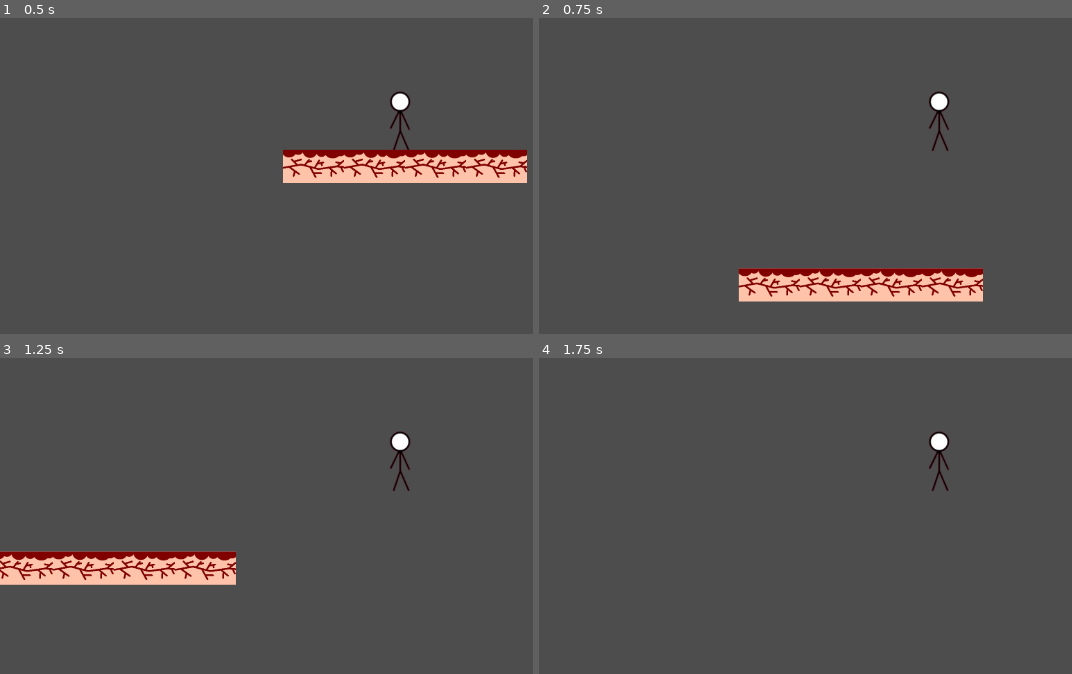
Above: before the commit, frames 1-4 (two rows, left to right).
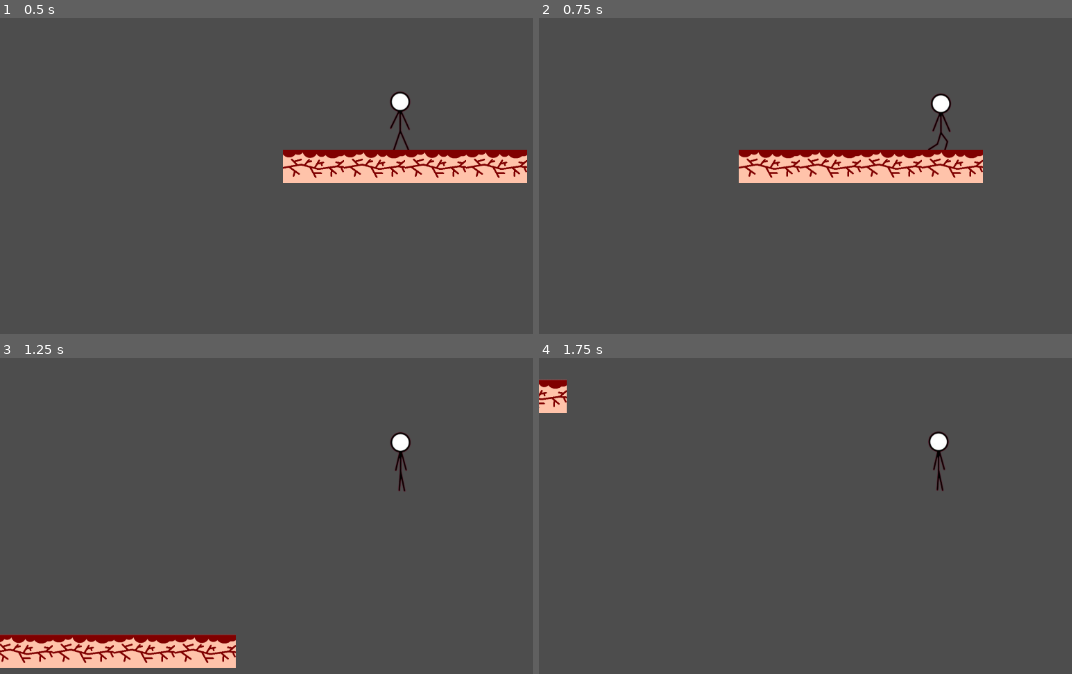
Above: after the commit, the same moments.

Repository: Cliffy-the-dog/stickman
Game: Godot game, scene res://Scenes/starter_scene.tscn
The game is run twice, just before and just after one commit, with the same random seed, the same clock (stepped at 60 frames per second) and the same inputs.
Inputs:
- Up to frame 1 (0.5 s): no input
- Up to frame 2 (0.75 s): tap Enter (ui_accept) at 0.5, 0.6 s; hold Right (ui_right) from 0.53 s (still down)
- Up to frame 3 (1.25 s): keep holding Right (ui_right); tap Space (Jump, bound only after the commit) at 0.77, 0.8, 1.07 s
- Up to frame 4 (1.75 s): keep holding Right (ui_right); tap Space (Jump, bound only after the commit) at 1.35, 1.52 s; tap Enter (ui_accept) at 1.55 s

Frame 1 is identical in both runs. In frame 2, 10% of the frame differs, in the area x 37-84%, y 23-90%; in frame 3, 9.8%; in frame 4, 0.8%.

Commit message:
Added Keymaps, needs to debug left

Diff:
--- a/stickman-in-the-body/Scenes/starter_scene.tscn
+++ b/stickman-in-the-body/Scenes/starter_scene.tscn
@@ -7,13 +7,13 @@
 texture = ExtResource("2_lhs2h")
 12:0/size_in_atlas = Vector2i(11, 6)
 12:0/0 = 0
-12:0/0/physics_layer_0/polygon_0/points = PackedVector2Array(-95.86777, -47.93388, 96.83307, -48.416534, 98.562225, 48.416534, -95.86777, 47.93388)
+12:0/0/physics_layer_0/polygon_0/points = PackedVector2Array(-95.86777, -47.93388, 96.83307, -48.416534, 98.562225, 48.416534, -95.86777, 49.586773)
 0:0/size_in_atlas = Vector2i(12, 6)
 0:0/0 = 0
-0:0/0/physics_layer_0/polygon_0/points = PackedVector2Array(-95.86777, -47.93388, 96.83307, -48.416534, 98.562225, 48.416534, -95.86777, 47.93388)
+0:0/0/physics_layer_0/polygon_0/points = PackedVector2Array(-95.86777, -47.93388, 96.83307, -48.416534, 98.562225, 48.416534, -95.86777, 49.586773)
 0:6/size_in_atlas = Vector2i(12, 7)
 0:6/0 = 0
-0:6/0/physics_layer_0/polygon_0/points = PackedVector2Array(-95.86777, -47.93388, 96.83307, -48.416534, 98.562225, 48.416534, -95.86777, 47.93388)
+0:6/0/physics_layer_0/polygon_0/points = PackedVector2Array(-95.86777, -47.93388, 96.83307, -48.416534, 98.562225, 48.416534, -95.86777, 49.586773)
 12:6/size_in_atlas = Vector2i(11, 7)
 12:6/0 = 0
 12:6/0/physics_layer_0/polygon_0/points = PackedVector2Array(-95.86777, -47.93388, 96.83307, -48.416534, 98.562225, 48.416534, -95.86777, 47.93388)
--- a/stickman-in-the-body/Scripts Stuff/CharacterMove.gd
+++ b/stickman-in-the-body/Scripts Stuff/CharacterMove.gd
@@ -1,4 +1,5 @@
 extends CharacterBody2D
+@onready var character: AnimatedSprite2D = $AnimatedSprite2D
 
 
 const SPEED = 1200.0
@@ -11,15 +12,28 @@
 		velocity += get_gravity() * delta * 5
 
 	# Handle jump.
-	if Input.is_action_just_pressed("ui_accept") and is_on_floor():
+	if Input.is_action_just_pressed("Jump") and is_on_floor():
 		velocity.y = JUMP_VELOCITY
 
 	# Get the input direction and handle the movement/deceleration.
 	# As good practice, you should replace UI actions with custom gameplay actions.
-	var direction := Input.get_axis("ui_left", "ui_right")
+	var direction := Input.get_axis("Walk Left", "Walk Right")
+	if direction > 0:
+		character.flip_h = false
+	elif direction < 0:
+		character.flip_h = true
+
+	if direction == 0:
+		character.play("Idle")
+	else:
+		character.play("Walking")
+
+
 	if direction:
+		print("direction: ", direction, "  SPEED: ", SPEED)
 		velocity.x = direction * SPEED
 	else:
 		velocity.x = move_toward(velocity.x, 0, SPEED)
 
+
 	move_and_slide()
--- a/stickman-in-the-body/Sprites/character_body_2d.tscn
+++ b/stickman-in-the-body/Sprites/character_body_2d.tscn
@@ -64,4 +64,4 @@
 [node name="AnimatedSprite2D" type="AnimatedSprite2D" parent="." unique_id=64196167]
 sprite_frames = SubResource("SpriteFrames_uglg6")
 animation = &"Idle"
-frame_progress = 0.68373823
+frame_progress = 0.6149901
--- a/stickman-in-the-body/project.godot
+++ b/stickman-in-the-body/project.godot
@@ -15,6 +15,31 @@
 config/features=PackedStringArray("4.6", "Forward Plus")
 config/icon="res://icon.svg"
 
+[input]
+
+Jump={
+"deadzone": 0.2,
+"events": [Object(InputEventKey,"resource_local_to_scene":false,"resource_name":"","device":-1,"window_id":0,"alt_pressed":false,"shift_pressed":false,"ctrl_pressed":false,"meta_pressed":false,"pressed":false,"keycode":0,"physical_keycode":32,"key_label":0,"unicode":32,"location":0,"echo":false,"script":null)
+, Object(InputEventKey,"resource_local_to_scene":false,"resource_name":"","device":-1,"window_id":0,"alt_pressed":false,"shift_pressed":false,"ctrl_pressed":false,"meta_pressed":false,"pressed":false,"keycode":0,"physical_keycode":4194320,"key_label":0,"unicode":0,"location":0,"echo":false,"script":null)
+, Object(InputEventJoypadButton,"resource_local_to_scene":false,"resource_name":"","device":-1,"button_index":0,"pressure":0.0,"pressed":false,"script":null)
+, Object(InputEventKey,"resource_local_to_scene":false,"resource_name":"","device":-1,"window_id":0,"alt_pressed":false,"shift_pressed":false,"ctrl_pressed":false,"meta_pressed":false,"pressed":false,"keycode":0,"physical_keycode":87,"key_label":0,"unicode":119,"location":0,"echo":false,"script":null)
+]
+}
+"Walk Left"={
+"deadzone": 0.2,
+"events": [Object(InputEventKey,"resource_local_to_scene":false,"resource_name":"","device":-1,"window_id":0,"alt_pressed":false,"shift_pressed":false,"ctrl_pressed":false,"meta_pressed":false,"pressed":false,"keycode":0,"physical_keycode":65,"key_label":0,"unicode":97,"location":0,"echo":false,"script":null)
+, Object(InputEventKey,"resource_local_to_scene":false,"resource_name":"","device":-1,"window_id":0,"alt_pressed":false,"shift_pressed":false,"ctrl_pressed":false,"meta_pressed":false,"pressed":false,"keycode":0,"physical_keycode":4194319,"key_label":0,"unicode":0,"location":0,"echo":false,"script":null)
+, Object(InputEventJoypadMotion,"resource_local_to_scene":false,"resource_name":"","device":-1,"axis":0,"axis_value":-1.0,"script":null)
+]
+}
+"Walk Right"={
+"deadzone": 0.2,
+"events": [Object(InputEventJoypadMotion,"resource_local_to_scene":false,"resource_name":"","device":-1,"axis":0,"axis_value":1.0,"script":null)
+, Object(InputEventKey,"resource_local_to_scene":false,"resource_name":"","device":-1,"window_id":0,"alt_pressed":false,"shift_pressed":false,"ctrl_pressed":false,"meta_pressed":false,"pressed":false,"keycode":0,"physical_keycode":68,"key_label":0,"unicode":100,"location":0,"echo":false,"script":null)
+, Object(InputEventKey,"resource_local_to_scene":false,"resource_name":"","device":-1,"window_id":0,"alt_pressed":false,"shift_pressed":false,"ctrl_pressed":false,"meta_pressed":false,"pressed":false,"keycode":0,"physical_keycode":4194321,"key_label":0,"unicode":0,"location":0,"echo":false,"script":null)
+]
+}
+
 [physics]
 
 3d/physics_engine="Jolt Physics"
